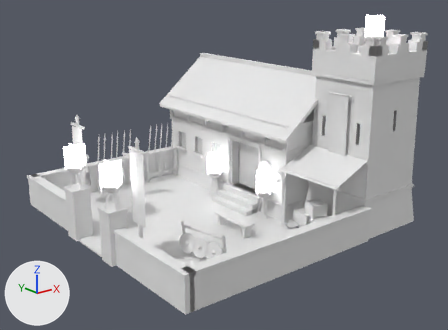
A saved change to the glTF model SourceArt/Buildings/SM_Bld_Barracks.gltf.
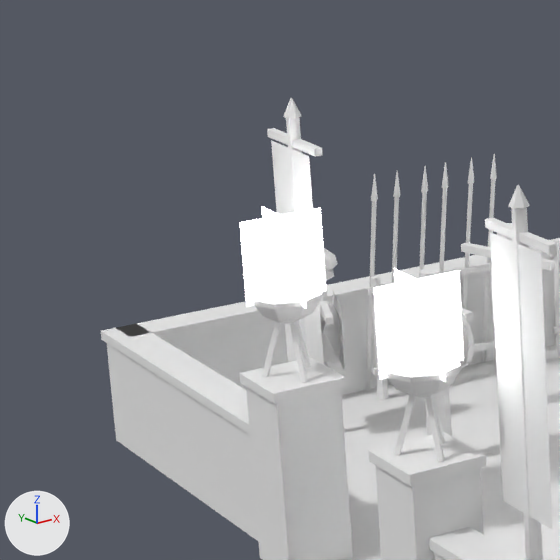
Each version is shown whole from a 50 mm camera at (-11.4, -14.52, 7.34) aimed at (-0.12, -0.43, 1.7), then close up on the part from 0% to 33% of the width and 27% to 72% of the height. Every picture has the same lights, and +X, +Y and +Z are marked at lower left. The older version's two pictures come first. Vertices at exactly the same position are counted once.

In view in the first close-up: 'SM_Bld_Barracks'.
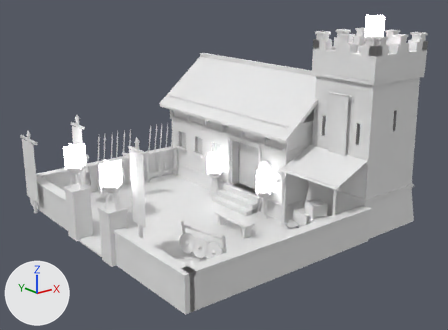
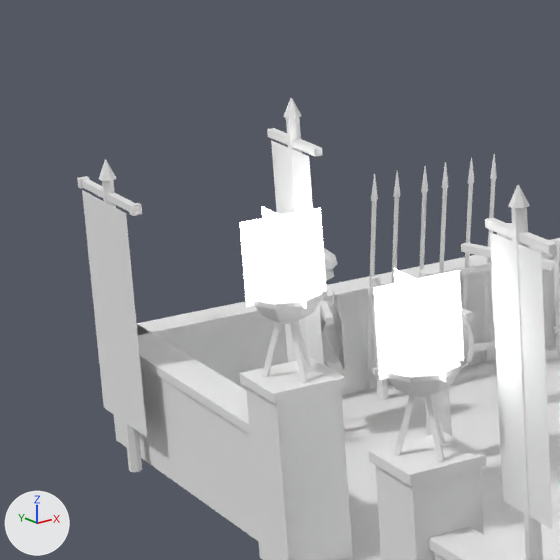
Boxes (x1, y1, x2, y2) around the edits, measured in the close-ups (560 x 560 px):
'SM_Bld_Barracks', reshaped: before (101, 98, 560, 560); after (77, 98, 560, 560)
part 1 of me_sm_bld_barracks, added: after (102, 180, 142, 472)
part 2 of me_sm_bld_barracks, added: after (81, 179, 134, 212)
part 3 of me_sm_bld_barracks, added: after (99, 160, 116, 181)
part 4 of me_sm_bld_barracks, added: after (77, 176, 90, 188)
part 5 of me_sm_bld_barracks, added: after (129, 203, 142, 216)
part 6 of me_sm_bld_barracks, added: after (82, 190, 147, 437)

The change, as a diff of the scene's bpy script:
```diff
--- a/SourceArt/Buildings/SM_Bld_Barracks.gltf.py
+++ b/SourceArt/Buildings/SM_Bld_Barracks.gltf.py
@@ mat_bld_levelflag @@
+mat_bld_levelflag = bpy.data.materials.new('Bld_LevelFlag')
+# nodes: BsdfPrincipled, Math, Mix, OutputMaterial, VertexColor
+# colours: white #e7e7e7, mixed with the vertex colours
@@ me_sm_bld_barracks @@
 # used by ob_sm_bld_barracks; location = (0.0, 0.0, 0.0)
 # verts and faces of me_sm_bld_barracks; kept vertices keep their numbers, new ones are numbered from 2337
-me_sm_bld_barracks.from_pydata(...)  # 2337 vertices, 3452 faces; spans x -4.59..4.65, y -4.43..4.43, z -0.05..6.18
+me_sm_bld_barracks.from_pydata(...)  # 2389 vertices, 3530 faces; spans x -4.59..4.65, y -4.43..4.43, z -0.05..6.18
+# me_sm_bld_barracks part 1: a new loose piece, a 6-sided cut cone along z (radius 0.055 at the low end, 0.045 at the high end) spanning x -4.558..-4.462, y 3.665..3.775, z -0.04..2.5, in mat_bld_beam
+# me_sm_bld_barracks part 2: a new loose piece, a box spanning x -4.54..-4.48, y 3.19..4.25, z 2.33..2.39, in mat_bld_beam
+# me_sm_bld_barracks part 3: the loose piece of 12 vertices spanning x -3.89..-3.77, y 1.57..1.71, z 3.3..3.44 is copied, and the copy is moved by (-0.68, 2.08, -0.79); it spans x -4.57..-4.45, y 3.65..3.79, z 2.5..2.66
+# me_sm_bld_barracks part 4: a new loose piece, a box spanning x -4.55..-4.47, y 4.23..4.29, z 2.32..2.4, in mat_bld_bronze
+# me_sm_bld_barracks part 5: a new loose piece, a box spanning x -4.55..-4.47, y 3.15..3.21, z 2.32..2.4, in mat_bld_bronze
+# me_sm_bld_barracks part 6
+verts[2337] = (-4.56, 3.26, 0.4)  # pixel (147, 437)
+verts[2338] = (-4.56, 4.18, 0.4)  # pixel (103, 407)
+verts[2339] = (-4.56, 4.18, 2.32)  # pixel (82, 189)
+verts[2340] = (-4.56, 3.26, 2.32)  # pixel (126, 213)
+faces += [(2338, 2340, 2339), (2337, 2340, 2338)]  # mat_bld_levelflag
 me_sm_bld_barracks.materials.append(mat_bld_ashlarlarge)
@@ me_sm_bld_barracks @@
 me_sm_bld_barracks.materials.append(mat_bld_pot)
+me_sm_bld_barracks.materials.append(mat_bld_levelflag)
```
